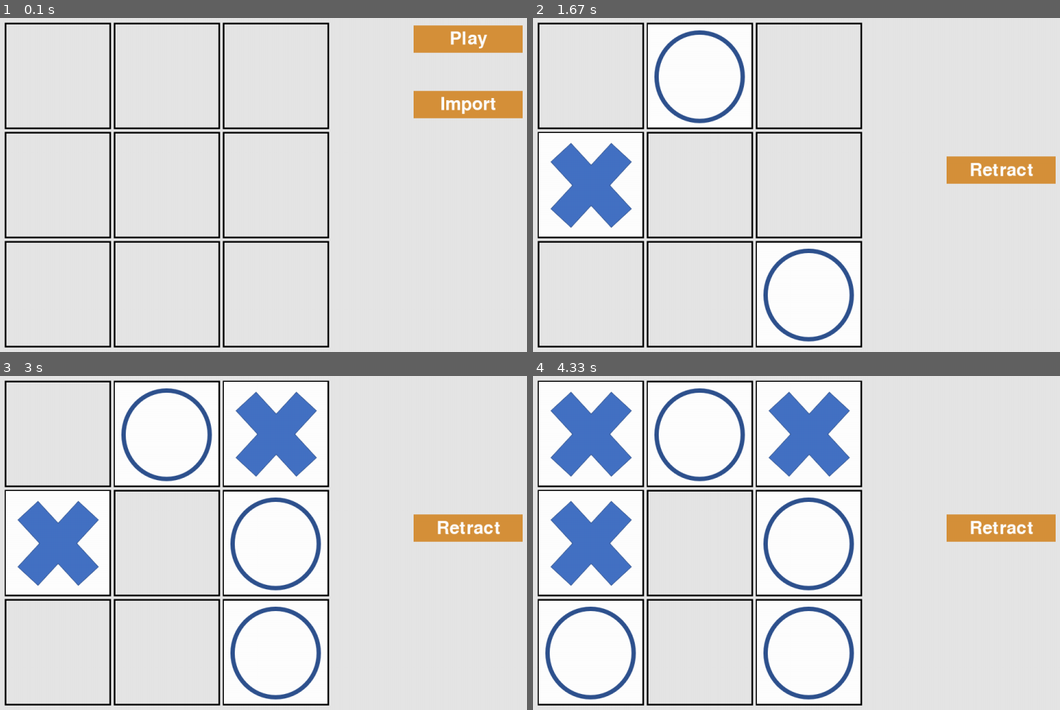
Above: before the commit, frames 1-4 (two rows, left to right).
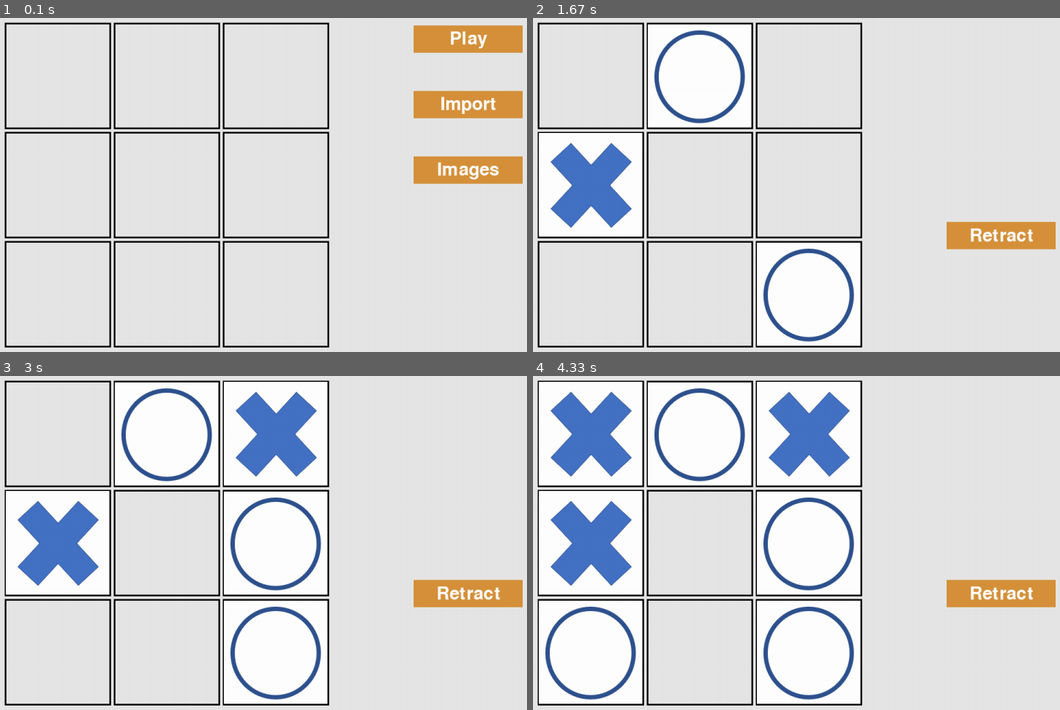
Above: after the commit, the same moments.

Repository: Chen-Carl/pygame-Tic-Tac-Toe
Game: pygame game, started from chess_main.py
Two runs of this game, one before a commit and one after it. Both use one fixed random seed, a clock stepped at 60 frames per second and the inputs below.
Inputs (mouse positions are in pixels of both pictures, inside the frame that each line leads up to):
- Up to frame 1 (0.1 s): no input
- Up to frame 2 (1.67 s): click "Play" at 0.38 s; click (838, 241) at 0.72 s; click (633, 148) at 1.05 s; click (664, 51) at 1.38 s
- Up to frame 3 (3 s): click (316, 426) at 1.72 s; click (284, 496) at 2.55 s
- Up to frame 4 (4.33 s): click (590, 476) at 3.38 s; click (622, 613) at 3.72 s

The runs differ from the first frame. In frame 1, 1.6% of the frame differs, in the area x 78-100%, y 41-50%; in frame 2, 3.2%, in the area x 78-100%, y 41-70%; in frame 3, 3.2%; in frame 4, 3.2%.

Commit message:
v3.0 - change images

Diff:
--- a/chess_main.py
+++ b/chess_main.py
@@ -17,7 +17,8 @@
         (ai_settings.screen_width, ai_settings.screen_height))
     play_button = Button(ai_settings, screen, (900, 80), "Play")
     chessbook_button = Button(ai_settings, screen, (900, 200), "Import")
-    retract_button = Button(ai_settings, screen, (900, 320), "Retract")
+    retract_button = Button(ai_settings, screen, (900, 440), "Retract")
+    image_button = Button(ai_settings, screen, (900, 320), "Images")
     pygame.display.set_caption("Tic-Tac-Toe")
 
     chessboard = Chessboard(screen)
@@ -28,13 +29,13 @@
     while True:
         # listening events from mouse and keyboard
         gf.check_events(chessboard.screen, chessboard, pieces, ai_settings,
-                        stats, play_button, chessbook_button, retract_button)
+                        stats, play_button, chessbook_button, retract_button, image_button)
         # visualize
         if stats.game_active:
             gf.update_pieces(pieces, screen, chessboard, stats, ai_settings)
 
         gf.update_screen(ai_settings, screen, chessboard, pieces, play_button,
-                         stats, chessbook_button, retract_button)
+                         stats, chessbook_button, retract_button, image_button)
 
 
 run_game()
--- a/game_functions.py
+++ b/game_functions.py
@@ -6,7 +6,7 @@
 
 
 def check_events(screen, chessboard, pieces, ai_settings, stats, play_button,
-                 chessbook_button, retract_button):
+                 chessbook_button, retract_button, image_button):
     for event in pygame.event.get():
         if event.type == pygame.QUIT:
             sys.exit()
@@ -19,10 +19,11 @@
             check_chessbook_button(stats, chessbook_button, mouse_x, mouse_y,
                                    pieces)
             check_retract_button(stats, retract_button, mouse_x, mouse_y, pieces)
+            check_image_button(stats, image_button, mouse_x, mouse_y, ai_settings)
 
 
 def update_screen(ai_settings, screen, chessboard, pieces, play_button, stats,
-                  chessbook_button, retract_button):
+                  chessbook_button, retract_button, image_button):
     screen.fill(ai_settings.bg_color)
     chessboard.blit_board()
     for piece in pieces.sprites():
@@ -32,6 +33,7 @@
     if not stats.game_active:
         play_button.draw_button()
         chessbook_button.draw_button()
+        image_button.draw_button()
     pygame.display.flip()
 
 
@@ -149,3 +151,8 @@
             stats.boxes_status[stats.stack[-1]] = 0
             del(stats.stack[-1])
             stats.piece_choose = not stats.piece_choose
+
+def check_image_button(stats, image_button, mouse_x, mouse_y, ai_settings):
+    button_clicked = image_button.rect.collidepoint(mouse_x, mouse_y)
+    if button_clicked and not stats.game_active:
+        ai_settings.image_series = (ai_settings.image_series + 1) % 3
--- a/piece.py
+++ b/piece.py
@@ -6,10 +6,21 @@
     def __init__(self, screen, rect_x, rect_y, ai_settings, stats):
         super().__init__()
         self.screen = screen
-        if stats.piece_choose == 0:
-            self.image = pygame.image.load("images/circle.png")
-        elif stats.piece_choose == 1:
-            self.image = pygame.image.load("images/cross.png")
+        if ai_settings.image_series == 0:
+            if not stats.piece_choose:
+                self.image = pygame.image.load("images/circle.png")
+            else:
+                self.image = pygame.image.load("images/cross.png")
+        elif ai_settings.image_series == 1:
+            if not stats.piece_choose:
+                self.image = pygame.image.load("images/zdf1.png")
+            else:
+                self.image = pygame.image.load("images/lgx1.png")
+        elif ai_settings.image_series == 2:
+            if not stats.piece_choose:
+                self.image = pygame.image.load("images/zdf2.png")
+            else:
+                self.image = pygame.image.load("images/lgx2.png")
         self.rect = self.image.get_rect()
         self.rect.centerx = rect_x
         self.rect.bottom = rect_y
--- a/settings.py
+++ b/settings.py
@@ -3,3 +3,4 @@
         self.screen_width = 1200
         self.screen_height = 800
         self.bg_color = (230, 230, 230)
+        self.image_series = 0
